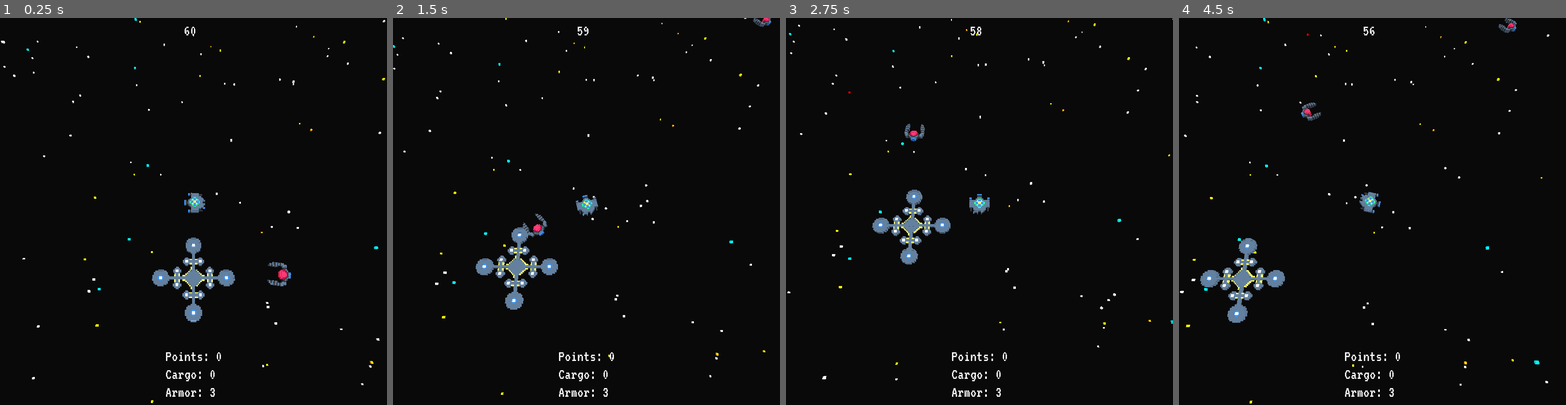
Above: before the commit, frames 1-4 (left to right).
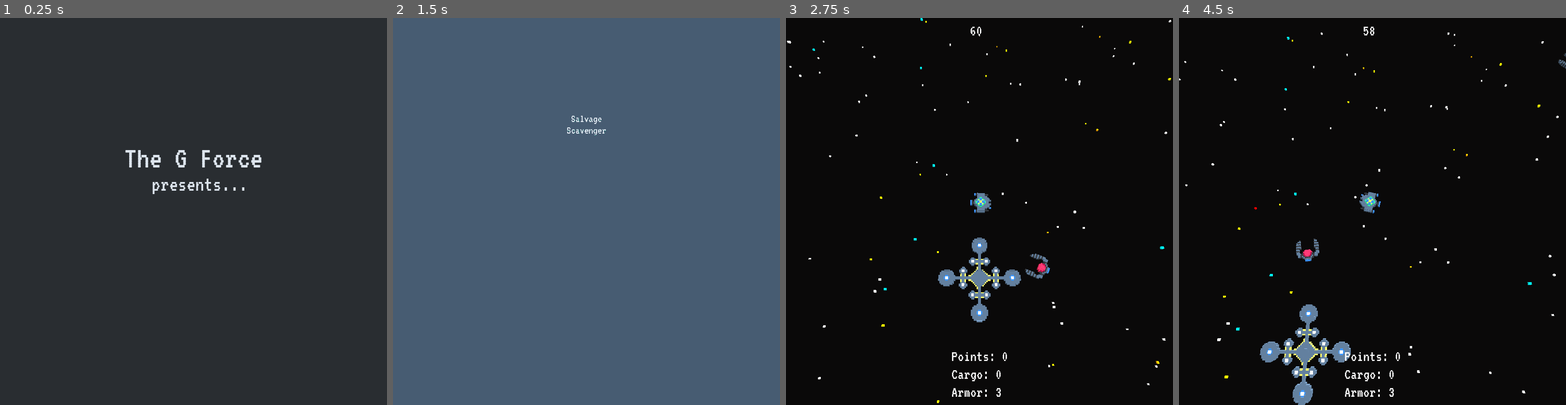
Above: after the commit, the same moments.

Repository: the-g-force/2022-January
Game: Godot game, scene res://Intro/MainMenu.tscn
Two runs of this game, one before a commit and one after it. Both use one fixed random seed, a clock stepped at 60 frames per second and the inputs below. Before the commit the project starts from res://World/World.tscn.
Inputs (mouse positions are in pixels of both pictures, inside the frame that each line leads up to):
- Up to frame 1 (0.25 s): no input
- Up to frame 2 (1.5 s): move the mouse to (671, 192) at 0.52 s; hold D (move_right) 0.53-1.28 s; tap Space (fire) at 0.6, 1.35 s; click (671, 192) at 0.67 s; move the mouse to (509, 230) at 1.27 s; hold S (move_down) from 1.28 s (still down)
- Up to frame 3 (2.75 s): release S (move_down) at 2 s; click (987, 242) at 2 s, where only the run after the commit has a clickable "Play!"
- Up to frame 4 (4.5 s): move the mouse to (1411, 126) at 2.77 s; hold D (move_right) 2.78-3.53 s; tap Space (fire) at 2.85, 3.6, 4.35 s; move the mouse to (1353, 288) at 3.52 s; hold W (move_up) 3.53-4.28 s; click (1353, 288) at 3.67 s; move the mouse to (1488, 269) at 4.27 s; hold A (move_left) from 4.28 s (still down)

The runs differ from the first frame. In frame 1, 100% of the frame differs, in the area x 0-100%, y 0-100%; in frame 2, 100%; in frame 3, 3.3%; in frame 4, 4.0%.

Commit message:
Change entrypoint to MainMenu

Diff:
--- a/project/project.godot
+++ b/project/project.godot
@@ -21,7 +21,7 @@
 [application]
 
 config/name="2022-January"
-run/main_scene="res://World/World.tscn"
+run/main_scene="res://Intro/MainMenu.tscn"
 config/icon="res://icon.png"
 
 [display]
